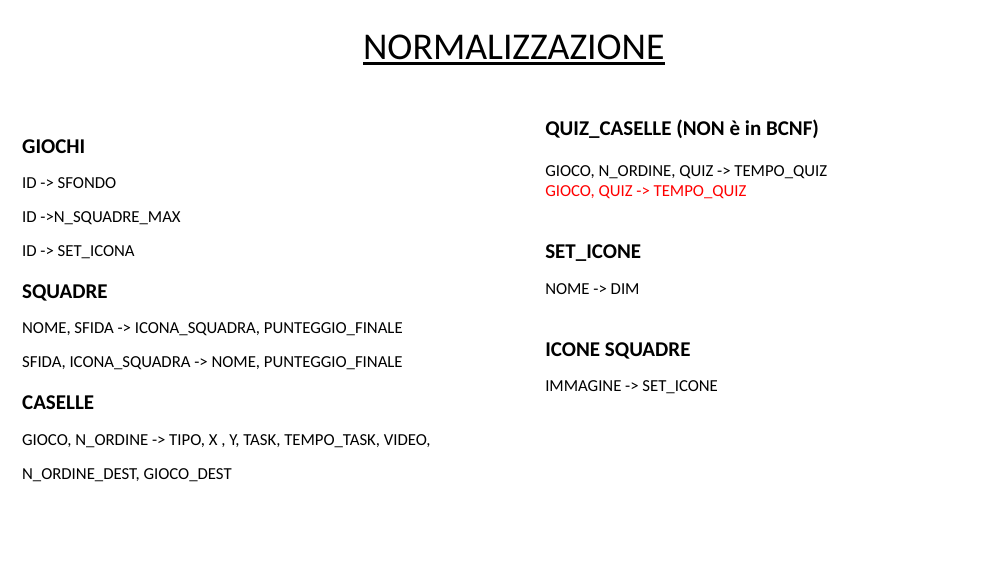
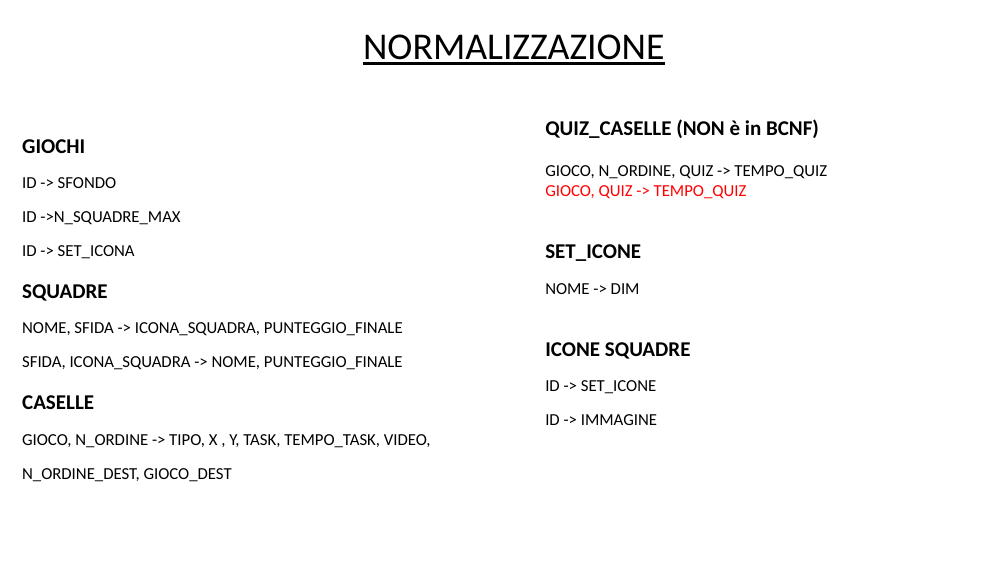
Before and after one commit to DavideGit-cs/BD_Progetto_Gruppo11, a slide deck: slide 9 of Vincoli_Domini_BDProgetto_finale.pptx. Drawn at 1008x567 pixels with LibreOffice and Linux fonts; fonts in the diff are those of the drawing. Boxes give left, top, right and bottom in pixels: in the first picture for what was removed or moved away, otherwise in the second. Text is boxed around its words. In the diff, an @@ line names an element or a change of style, - is before the commit and + after.

```diff
--- a/Vincoli_Domini_BDProgetto_finale.pptx
+++ b/Vincoli_Domini_BDProgetto_finale.pptx
@@ text at (545, 380, 657, 425): text changed @@
-IMMAGINE -> SET_ICONE
+ID -> SET_ICONE
+ID -> IMMAGINE
```
Also in this commit, not shown: 10 other slides changed, 1 other file.
